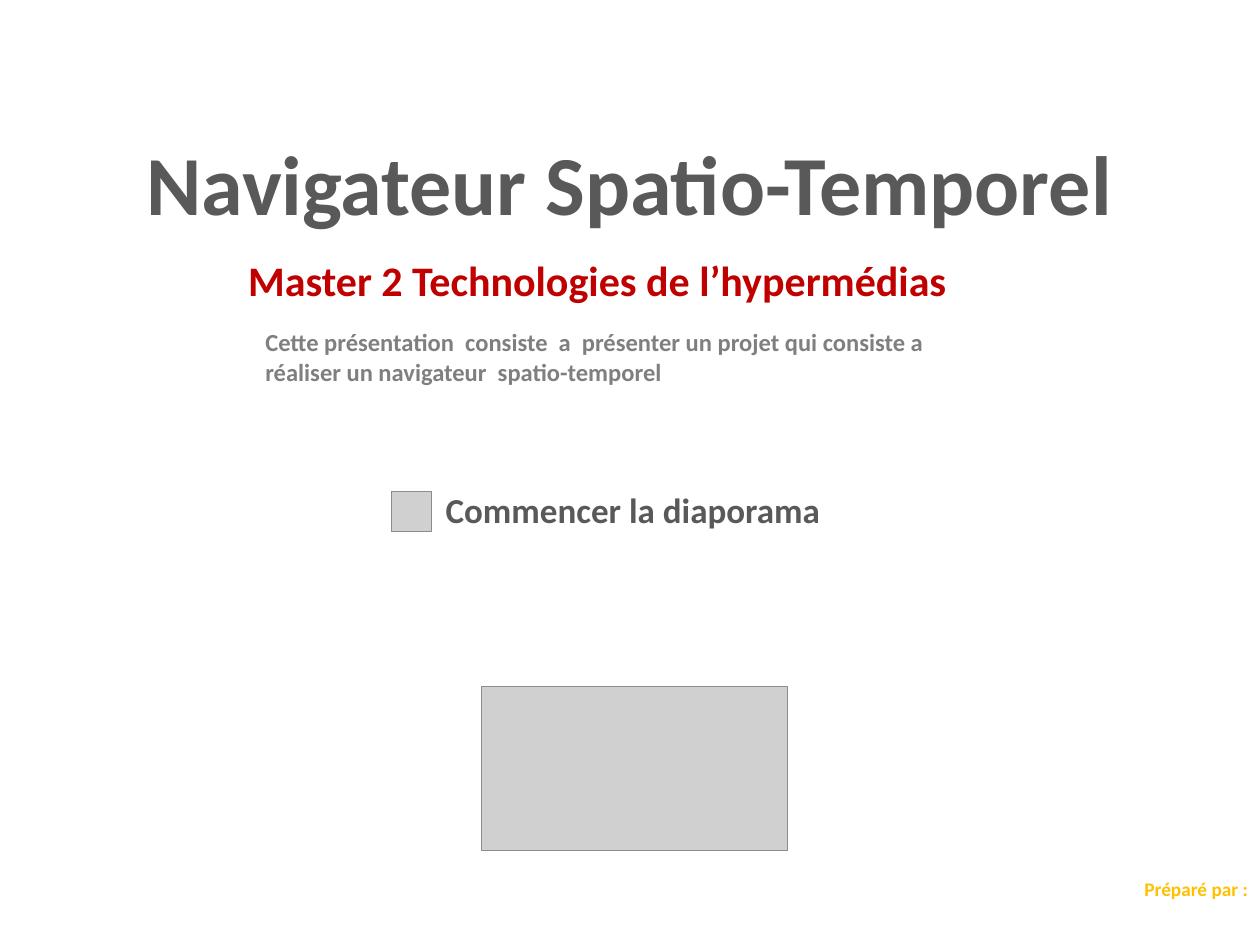
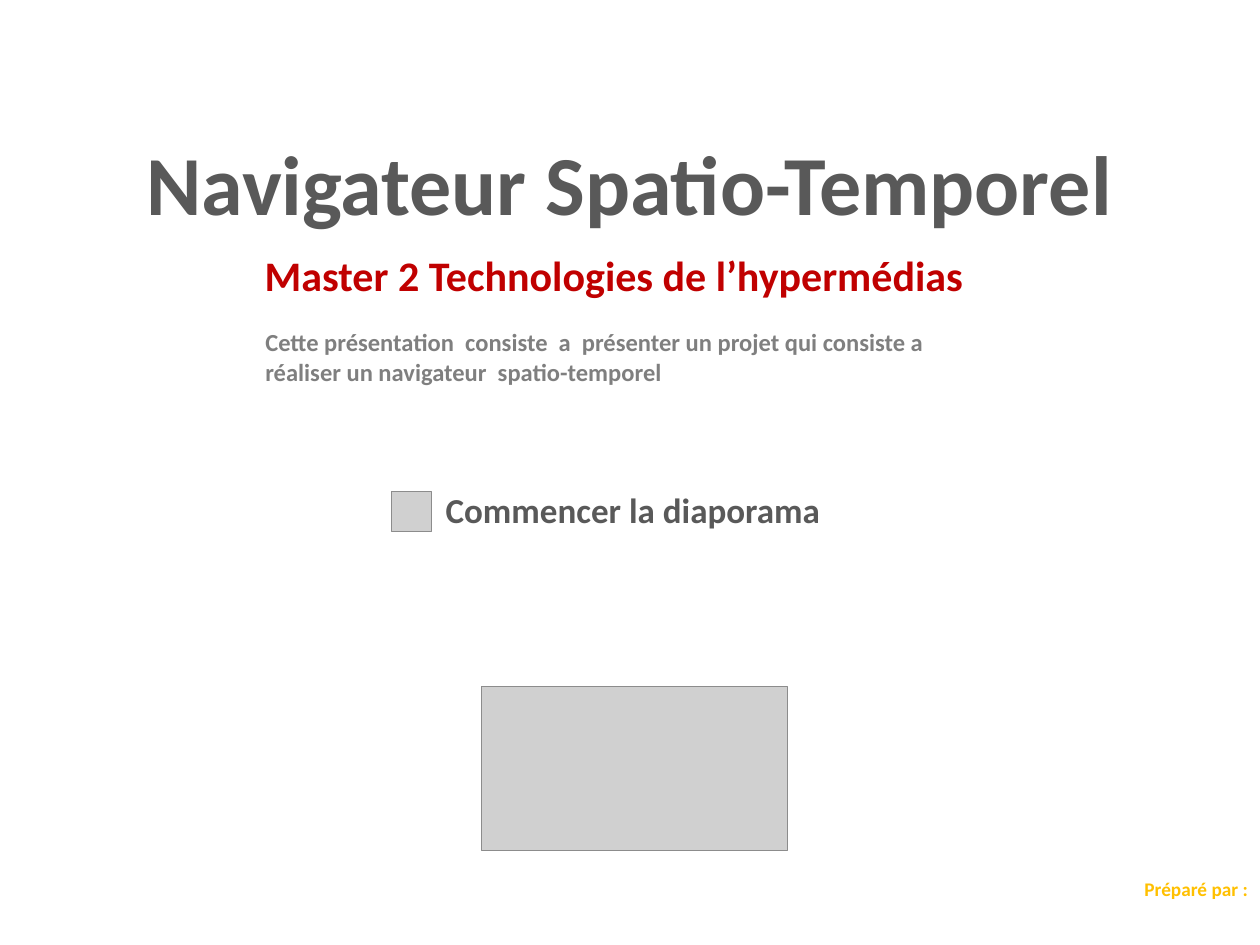
Before and after one commit to AchrafLansari/Spatio-Temporel, a slide deck: slide 1 of Présentation.pptx. Drawn at 1260x945 pixels with LibreOffice and Linux fonts; fonts in the diff are those of the drawing; grey boxes stand for pictures; background and template pictures are left out. Boxes give left, top, right and bottom in pixels: in the first picture for what was removed or moved away, otherwise in the second. Text is boxed around its words. In the diff, an @@ line names an element or a change of style, - is before the commit and + after.

Commit message:
ppt

```diff
--- a/Présentation.pptx
+++ b/Présentation.pptx
@@ text "Master 2 Technologies de l’hypermédias": place and size @@
-text "Master 2 Technologies de l’hypermédias" at [248, 265, 946, 303]
+text "Master 2 Technologies de l’hypermédias" at [265, 260, 963, 298]
```
Also in this commit, not shown: 1 other slide changed, 1 slide added.
